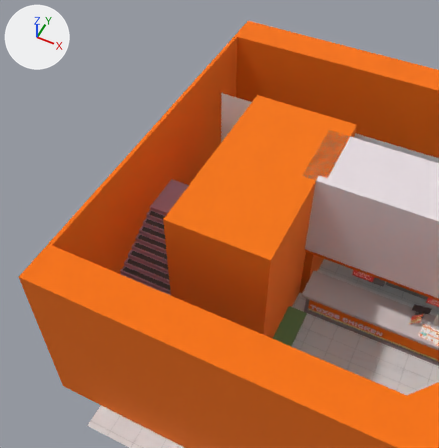
Renders of the FBX model Assets/_resources/3D models/Vignette #1/Toxos Chicken/Toxos Chicken_Inside/ToxosChiken.fbx from each side of a commit.
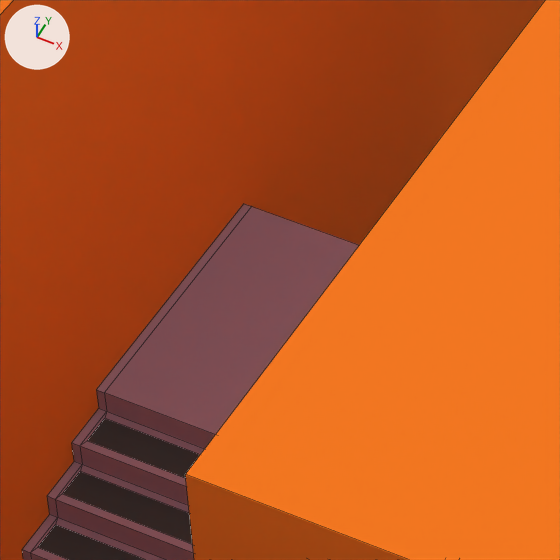
Each version is shown from a 50 mm lens placed at (80.42, -20.37, 51.72), pointed at (63.55, 13.37, 9.55), then close up on the part from 31% to 50% of the width and 33% to 52% of the height. Arrows for +X, +Y and +Z are at upper left; the lights stay in place. The close-ups show mesh edges as thin lines. Where no turn or scale is listed for an object, it has been applied to the vertices.
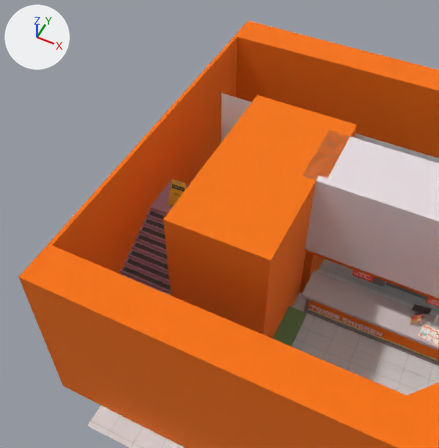
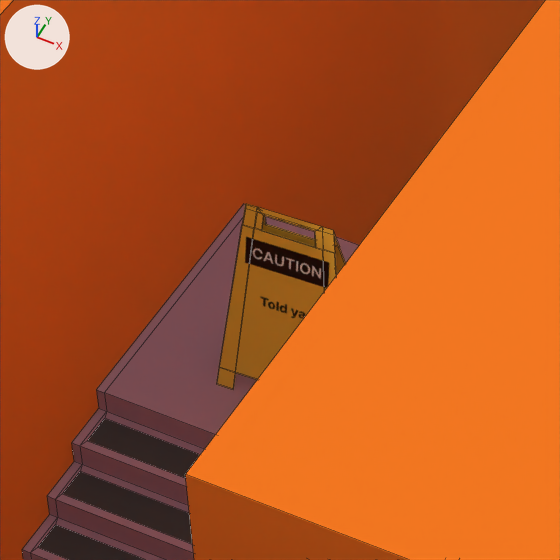
The edits, one by one:
Picture 'Group 63 (2).png' (img_group_63__2__png) is new.
Material 'Caution 2' (mat_caution_2) is new.
Its texture is img_group_63__2__png (with its transparency).
Mesh me_plane_006 is new.
It has 72 vertices, 70 faces and spans x -1.02..1.05, y -0.96..0.39, z -1.43..1.67.
It uses material mat_caution_2 (picture img_group_63__2__png).
Object 'Cuation.001' (ob_cuation_001) is new; it shows me_plane_006.
Its location is (59.25, 13.9, 11.34).

Changed parts and their boxes (x1, y1, x2, y2) in the close-ups (560 x 560 px):
'Cuation.001', added (brown)
    after: (217, 203, 345, 389)
